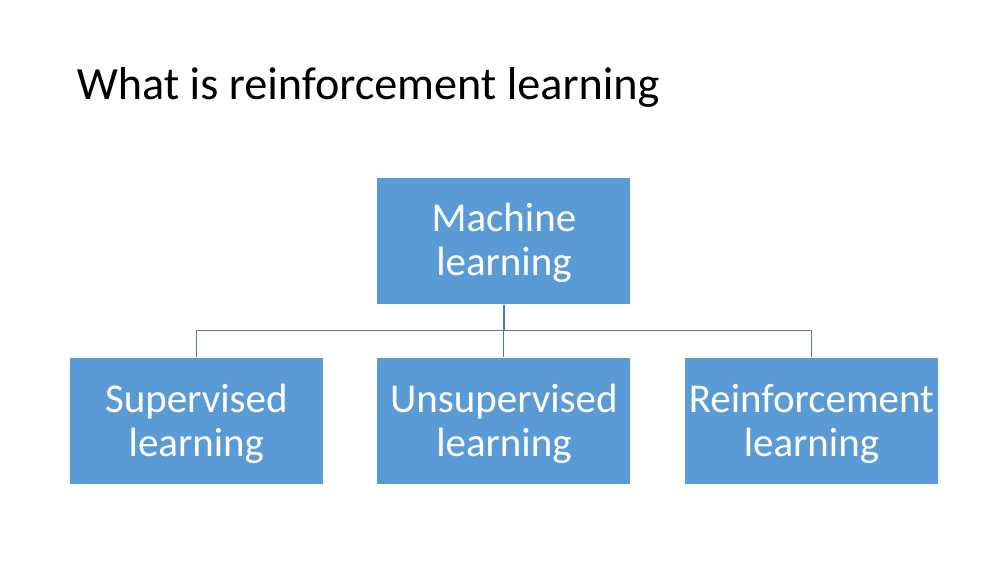
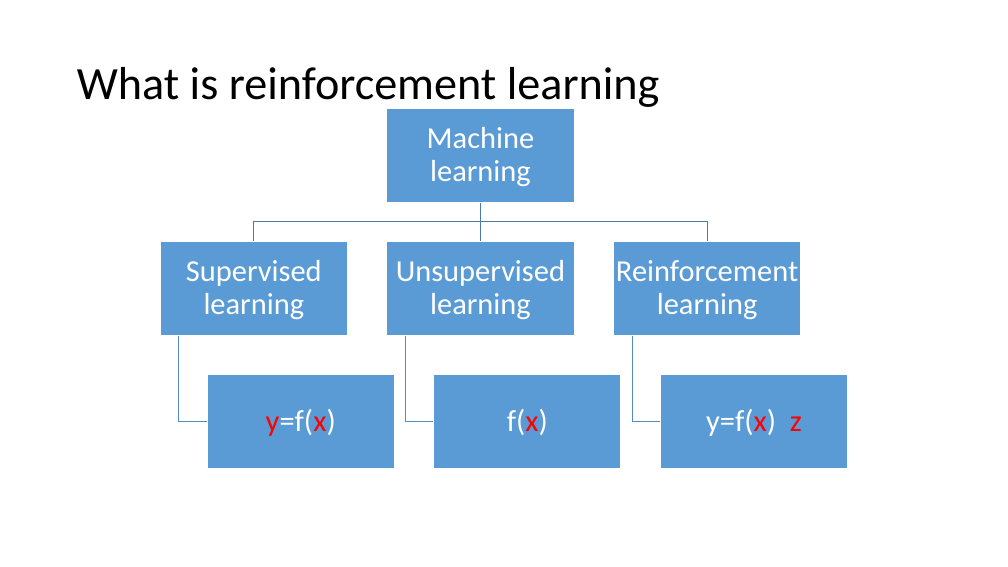
Before and after one commit to xfdywy/RL, a slide deck: slide 6 of FirstSeminar/firstseminar.pptx (slide 5 before the commit). Drawn at 1008x567 pixels with LibreOffice and Linux fonts; fonts in the diff are those of the drawing. Boxes give left, top, right and bottom in pixels: in the first picture for what was removed or moved away, otherwise in the second. Text is boxed around its words. In the diff, an @@ line names an element or a change of style, - is before the commit and + after.

```diff
--- a/FirstSeminar/firstseminar.pptx
+++ b/FirstSeminar/firstseminar.pptx
@@ text "Machine learning": place and size @@
-text "Machine learning" at (432,202,577,282)
+text "Machine learning" at (427,127,535,186)
@@ freeform shape: place and size @@
-freeform shape at (197,304,504,358)
+freeform shape at (254,202,481,241)
@@ freeform shape: place and size @@
-freeform shape at (501,304,508,358)
+freeform shape at (477,202,485,241)
@@ text "Supervised learning": place and size @@
-text "Supervised learning" at (105,383,287,463)
+text "Supervised learning" at (186,260,322,319)
@@ text "Unsupervised learning": place and size @@
-text "Unsupervised learning" at (390,383,617,463)
+text "Unsupervised learning" at (396,260,565,319)
@@ rectangle: place and size @@
-rectangle at (377,177,631,304)
+rectangle at (387,241,575,335)
@@ size 39 to 29 pt; less space between paragraphs in 4 elements at (427,127,535,186), (186,260,322,319), (396,260,565,319), (616,260,798,319) @@
@@ text "Reinforcement learning": place and size @@
-text "Reinforcement learning" at (689,384,934,463)
+text "Reinforcement learning" at (616,260,798,319)
@@ freeform shape removed at (504,304,812,358) @@
@@ rectangle: place and size @@
-rectangle at (70,358,324,485)
+rectangle at (207,374,395,468)
@@ rectangle: place and size @@
-rectangle at (377,358,631,485)
+rectangle at (434,374,622,468)
@@ rectangle: place and size @@
-rectangle at (684,358,938,485)
+rectangle at (661,374,848,468)
@@ group added at (160,108,802,436): 4 freeform shapes, 3 rectangles, 3 texts @@
+y=f(x)
+f(x)
+y=f(x) z
```
Also in this commit, not shown: 16 slides added, 2 slides removed, 1 other file.
